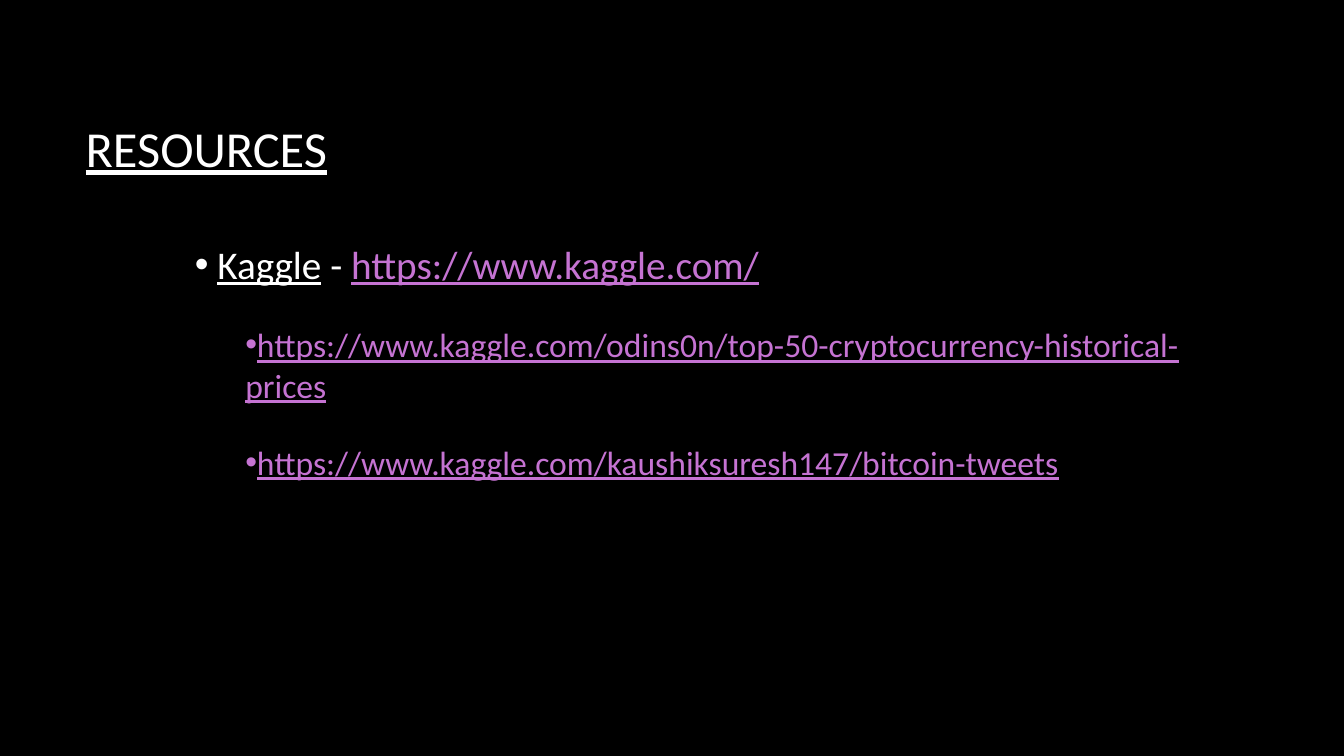
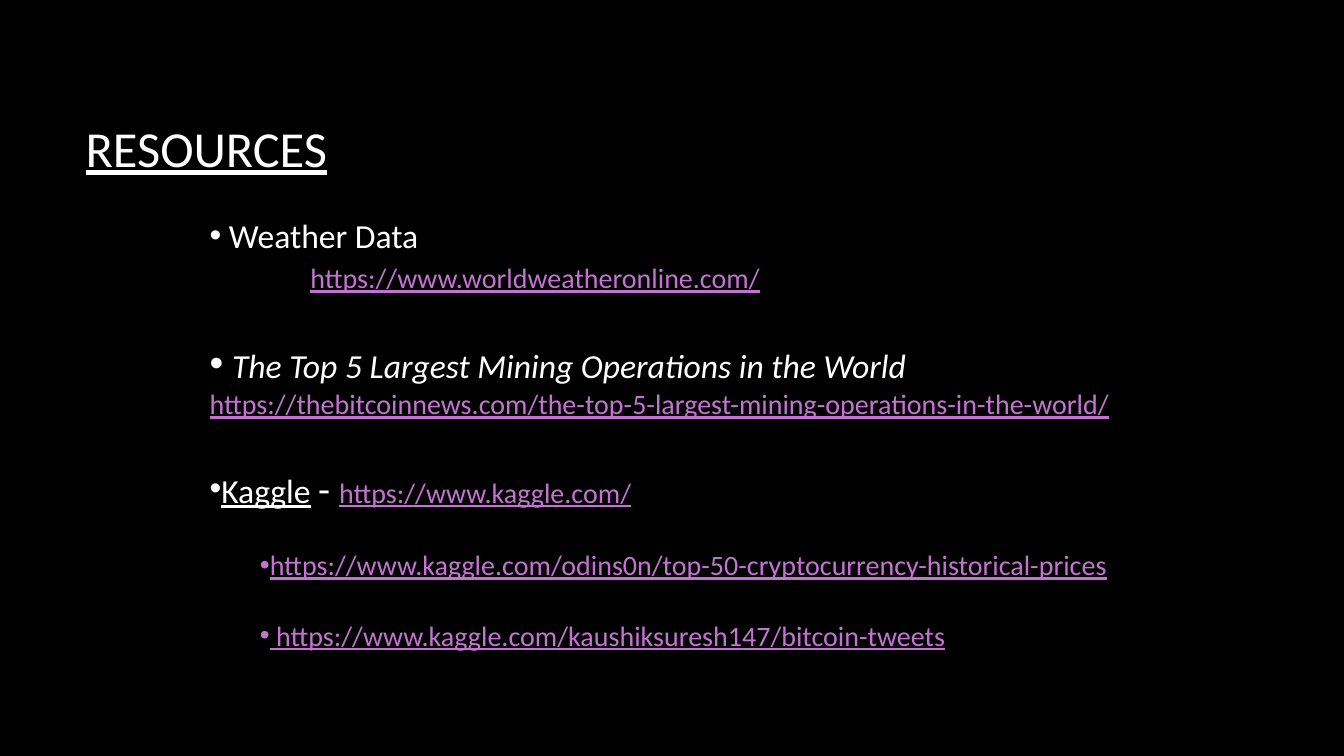
Before and after one commit to CharlotteC21/Cryptocurreny-Trend-Analysis-Group-Project, a slide deck: slide 10 of Crypto Trend Group Project.pptx (slide 9 before the commit). Drawn at 1344x756 pixels with LibreOffice and Linux fonts; fonts in the diff are those of the drawing; background and template pictures are left out. Boxes give left, top, right and bottom in pixels: in the first picture for what was removed or moved away, otherwise in the second. Text is boxed around its words. In the diff, an @@ line names an element or a change of style, - is before the commit and + after.

```diff
--- a/Crypto Trend Group Project.pptx
+++ b/Crypto Trend Group Project.pptx
@@ text "Weather Data https://www.worldweatheronline.com/": place and size @@
-text "Weather Data https://www.worldweatheronline.com/" at [217,251,1178,481]
+text "Weather Data https://www.worldweatheronline.com/" at [210,224,1109,651]
@@ text at [210,224,1109,419]: paragraphs added @@
+• Weather Data
+  https://www.worldweatheronline.com/
+• The Top 5 Largest Mining Operations in the World https://thebitcoinnews.com/the-top-5-largest-mining-operations-in-the-world/
@@ text at [221,479,1107,651]: size 28 to 24 pt in "Kaggle"; size 28 to 20 pt in "https://www.kaggle.com/"; size 24 to 20 pt in "https://www.kaggle.com/odins0n/top-50-cryptocurrency-histori ...", "https://www.kaggle.com/kaushiksuresh147/bitcoin-tweets" @@
```
Also in this commit, not shown: 2 other slides changed, 1 slide added.
